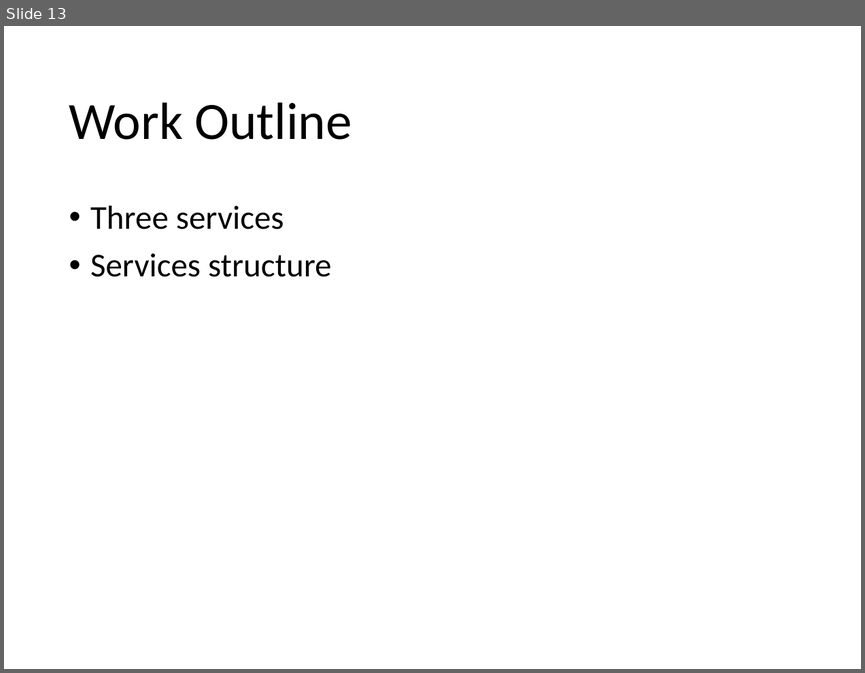
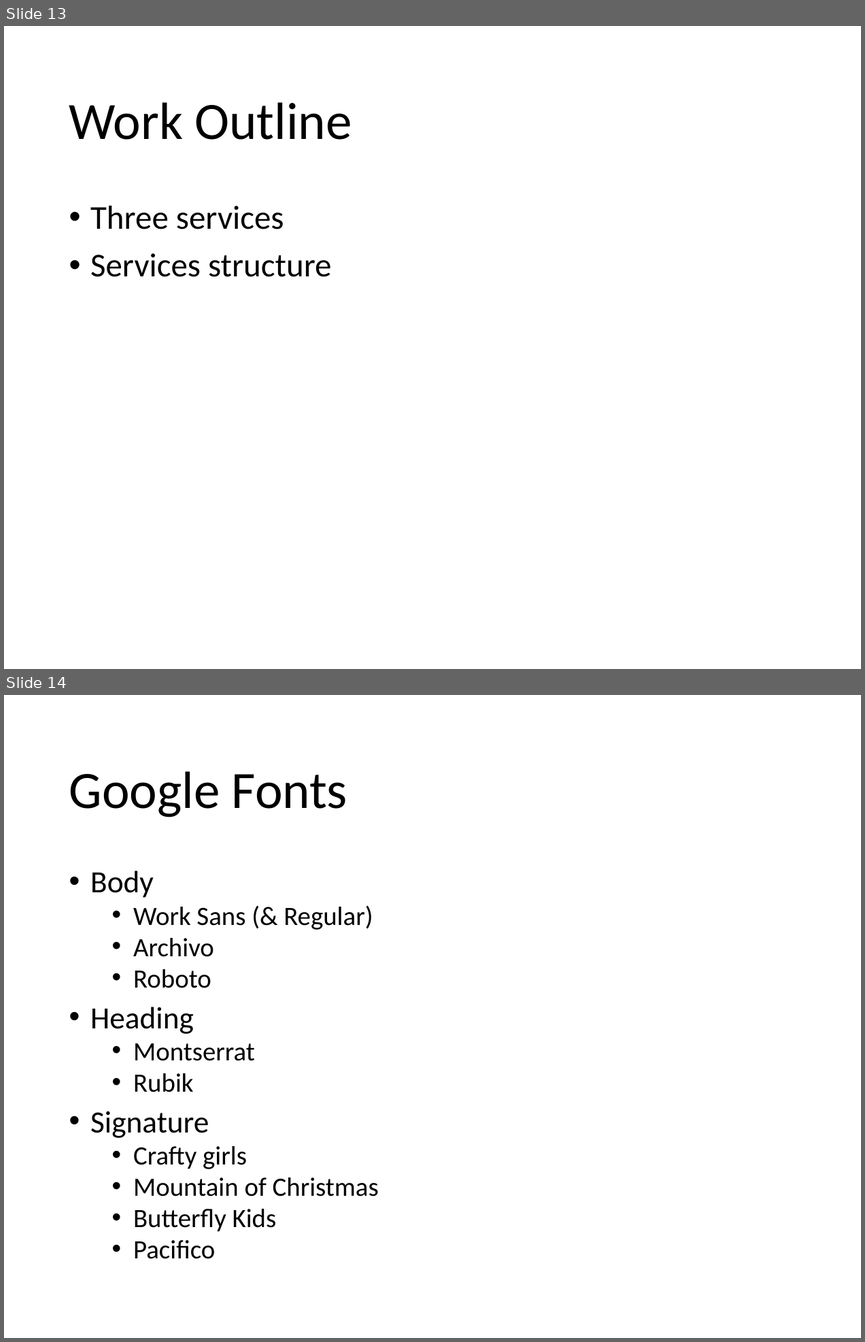
Before and after one commit to EbereUzodufa/SkunkHead, a slide deck: Skunk Head/Skunk Head.pptx. Shown one above the other, each under a label of ours: slide 13 before the commit, slides 13 and 14 after it. The pictures are 865x673 and 865x1342 pixels, drawn with LibreOffice and Linux fonts; fonts in the diff are those of the drawing. Boxes give left, top, right and bottom in pixels: in the first picture for what was removed or moved away, otherwise in the second. Text is boxed around its words. In the diff, an @@ line names an element or a change of style, - is before the commit and + after.

```diff
--- a/Skunk Head/Skunk Head.pptx
+++ b/Skunk Head/Skunk Head.pptx
@@ slide 14 added at (4,695,861,1338), background #FFFFFF @@
@@ title added at (69,771,347,817), 61.6 pt, text #000000 @@
+Google Fonts
@@ text added at (90,870,379,1259), 31.1 pt, text #000000 @@
+• Body
+  • Work Sans (& Regular)
+  • Archivo
+  • Roboto
+• Heading
+  • Montserrat
+  • Rubik
+• Signature
+  • Crafty girls
+  • Mountain of Christmas
+  • Butterfly Kids
+  • Pacifico
```
